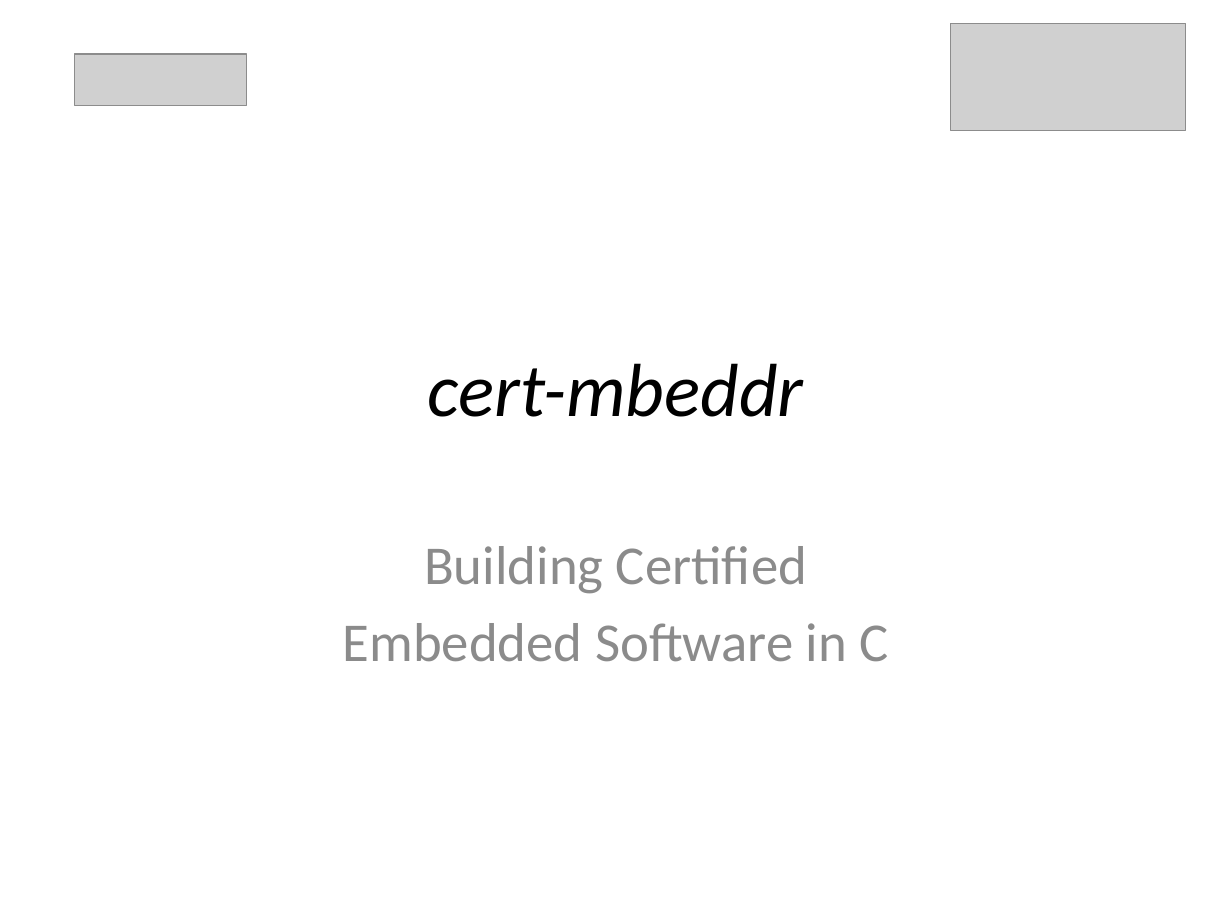
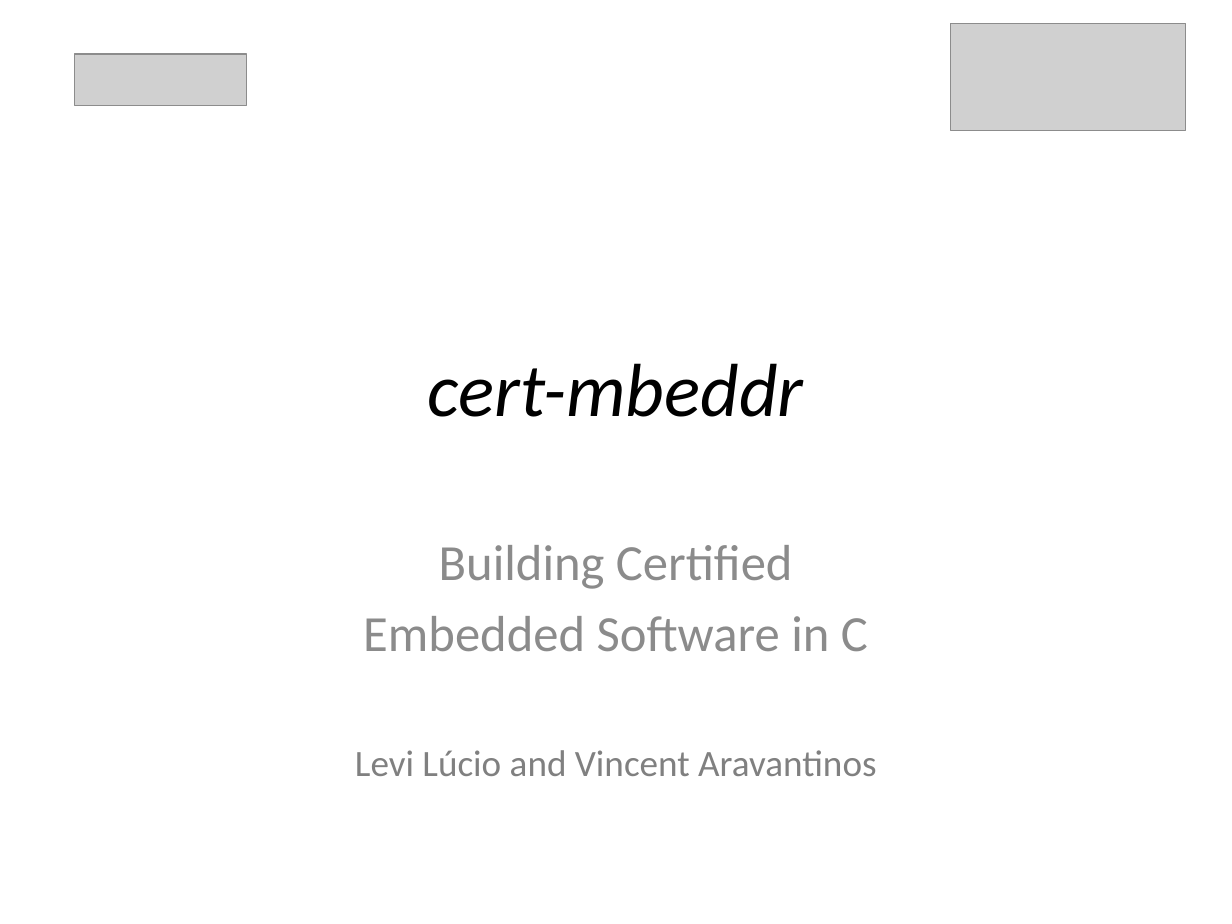
Before and after one commit to levilucio/cert_mbeddr, a slide deck: slide 1 of presentations/cert-mbeddr.pptx. Drawn at 1232x924 pixels with LibreOffice and Linux fonts; fonts in the diff are those of the drawing; grey boxes stand for pictures. Boxes give left, top, right and bottom in pixels: in the first picture for what was removed or moved away, otherwise in the second. Text is boxed around its words. In the diff, an @@ line names an element or a change of style, - is before the commit and + after.

```diff
--- a/presentations/cert-mbeddr.pptx
+++ b/presentations/cert-mbeddr.pptx
@@ subtitle at [363, 545, 868, 651]: size 32 to 29.6 pt in "Building Certified", "Embedded Software in C" @@
@@ subtitle at [355, 750, 876, 776]: paragraph added @@
+Levi Lúcio and Vincent Aravantinos
```
Also in this commit, not shown: 2 other slides changed, 2 slides added, 6 other files.
